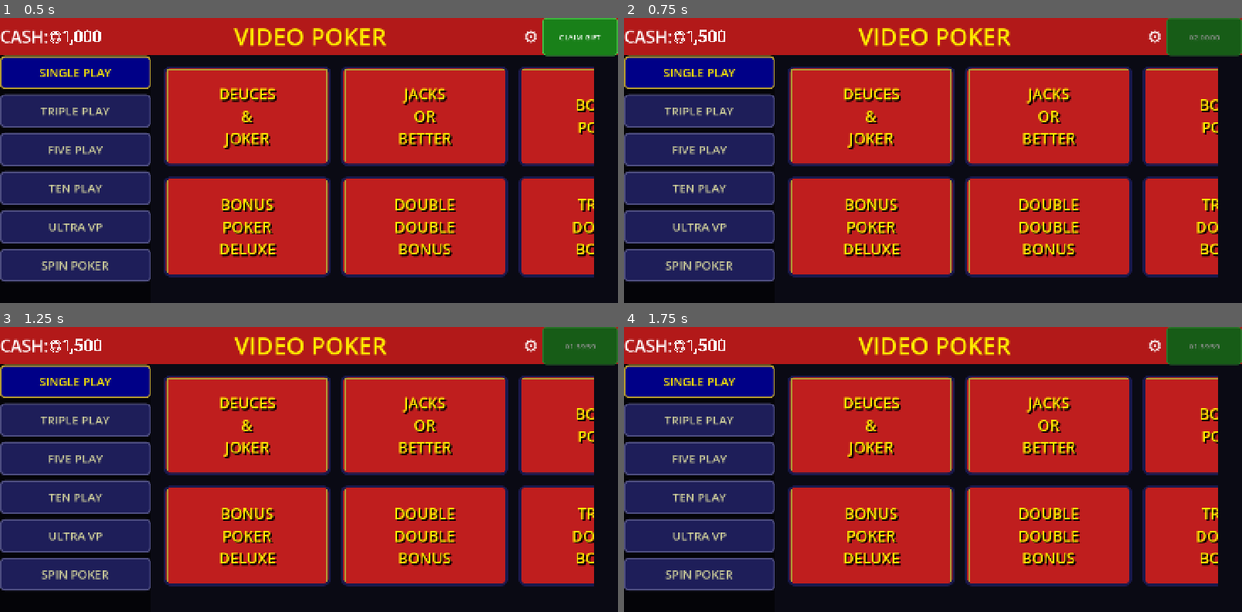
Above: before the commit, frames 1-4 (two rows, left to right).
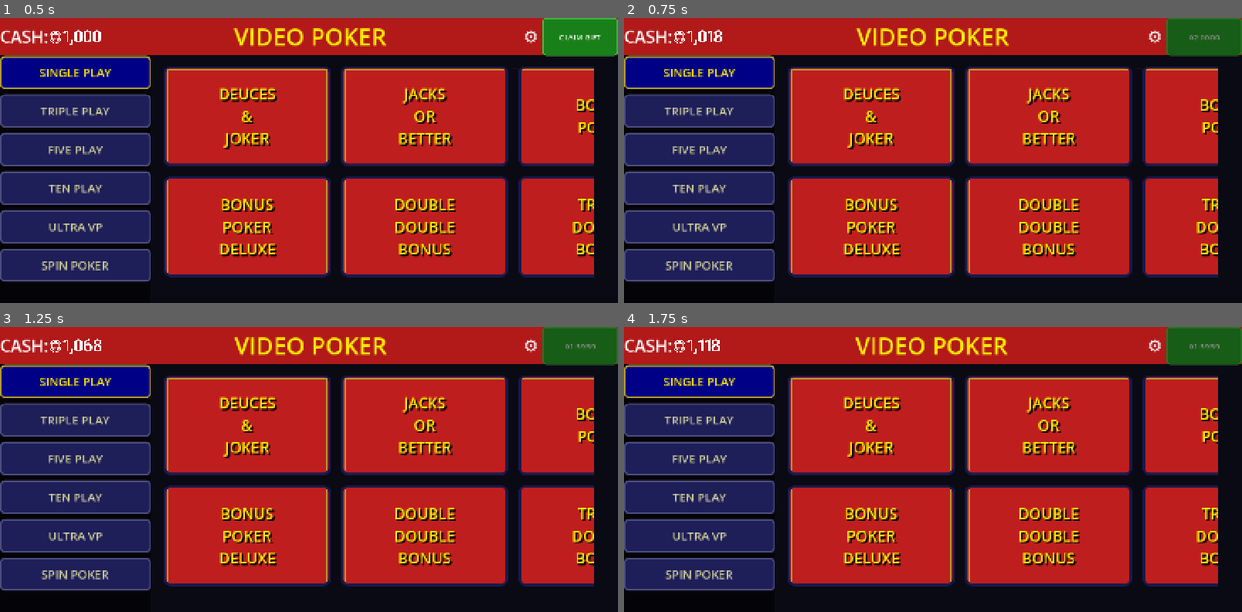
Above: after the commit, the same moments.

Repository: Vadosina-git/video-poker
Game: Godot game, scene res://scenes/main.tscn
Two runs of this game, one before a commit and one after it. Both use one fixed random seed, a clock stepped at 60 frames per second and the inputs below.
Inputs:
- Up to frame 1 (0.5 s): no input
- Up to frame 2 (0.75 s): click "CLAIM GIFT" at 0.5 s
- Up to frame 3 (1.25 s): no input
- Up to frame 4 (1.75 s): click "01:59:59" at 1.25 s

Frame 1 is identical in both runs. In frame 2, 1.0% of the frame differs, in the area x 12-63%, y 3-11%; in frame 3, less than 0.1%; in frame 4, 1.2%.

Commit message:
feat: animated balance increment on gift claim (G.5)
5-second smooth count-up from old balance to new balance using
tween_method with EASE_OUT. Replaces instant update.

Co-Authored-By: Claude Opus 4.6 (1M context) <noreply@anthropic.com>

Diff:
--- a/scripts/lobby_manager.gd
+++ b/scripts/lobby_manager.gd
@@ -666,10 +666,19 @@
 	if not _gift_ready:
 		return
 	var chips: int = ConfigManager.get_gift_chips()
+	var old_credits: int = SaveManager.credits
 	SaveManager.add_credits(chips)
 	SaveManager.last_gift_time = int(Time.get_unix_time_from_system())
 	SaveManager.save_game()
-	SaveManager.set_currency_value(_cash_cd, SaveManager.format_money(SaveManager.credits))
 	_gift_ready = false
 	_update_gift_state()
 	SoundManager.play("gift_claim")
+	# G.5: Animate balance increment over 5 seconds
+	_animate_balance_increment(old_credits, SaveManager.credits, 5.0)
+
+
+func _animate_balance_increment(from: int, to: int, duration: float) -> void:
+	var tw := create_tween()
+	tw.tween_method(func(val: int) -> void:
+		SaveManager.set_currency_value(_cash_cd, SaveManager.format_money(val))
+	, from, to, duration).set_ease(Tween.EASE_OUT)
